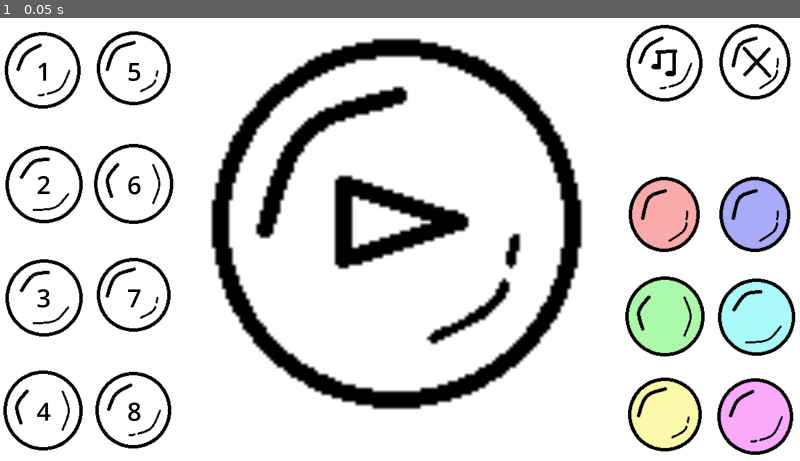
Above: before the commit, frame 1.
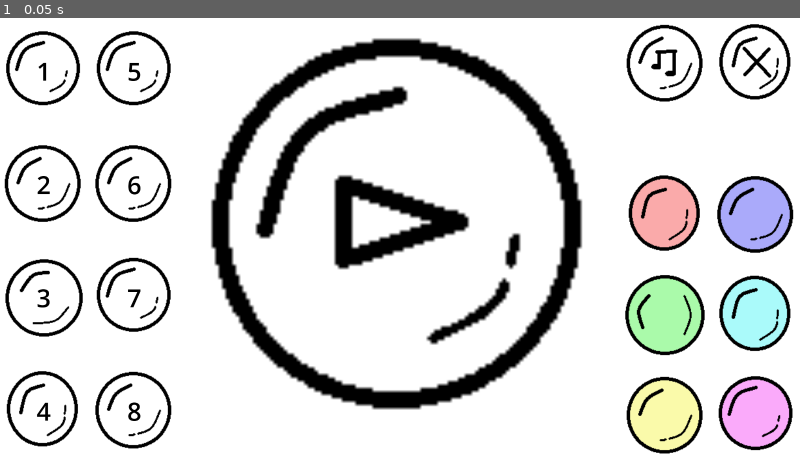
Above: after the commit, the same moment.

Repository: EmilioKolo/globalgamejam2025
Game: Godot game, scene res://scenes/menu.tscn
Same seed, same stepped clock (60 frames per second), same inputs: the game is played once before the commit and once after it.
Inputs:
- Up to frame 1 (0.05 s): no input

The runs differ from the first frame. In frame 1, 4.3% of the frame differs, in the area x 0-100%, y 2-99%.

Commit message:
Added transparency to bubbles

Diff:
--- a/scenes/game.tscn
+++ b/scenes/game.tscn
@@ -291,12 +291,12 @@
 [node name="color1" parent="columns/right_panel/colors1" instance=ExtResource("2_ykisa")]
 modulate = Color(0.980392, 0.666667, 0.666667, 1)
 layout_mode = 2
-sprite_frame = 12
+sprite_frame = 24
 
 [node name="color4" parent="columns/right_panel/colors1" instance=ExtResource("2_ykisa")]
 modulate = Color(0.666667, 0.666667, 0.980392, 1)
 layout_mode = 2
-sprite_frame = 12
+sprite_frame = 24
 
 [node name="colors2" type="HBoxContainer" parent="columns/right_panel"]
 layout_mode = 2
@@ -305,12 +305,12 @@
 [node name="color2" parent="columns/right_panel/colors2" instance=ExtResource("2_ykisa")]
 modulate = Color(0.666667, 0.980392, 0.666667, 1)
 layout_mode = 2
-sprite_frame = 12
+sprite_frame = 24
 
 [node name="color5" parent="columns/right_panel/colors2" instance=ExtResource("2_ykisa")]
 modulate = Color(0.666667, 0.980392, 0.980392, 1)
 layout_mode = 2
-sprite_frame = 12
+sprite_frame = 24
 
 [node name="colors3" type="HBoxContainer" parent="columns/right_panel"]
 layout_mode = 2
@@ -319,12 +319,12 @@
 [node name="color3" parent="columns/right_panel/colors3" instance=ExtResource("2_ykisa")]
 modulate = Color(0.980392, 0.980392, 0.666667, 1)
 layout_mode = 2
-sprite_frame = 12
+sprite_frame = 24
 
 [node name="color6" parent="columns/right_panel/colors3" instance=ExtResource("2_ykisa")]
 modulate = Color(0.980392, 0.666667, 0.980392, 1)
 layout_mode = 2
-sprite_frame = 12
+sprite_frame = 24
 
 [node name="autopop_timer" type="Timer" parent="."]
 wait_time = 0.1
--- a/scenes/menu.tscn
+++ b/scenes/menu.tscn
@@ -268,17 +268,17 @@
 [node name="colour1" parent="columns/right_panel1" instance=ExtResource("2_2qk0i")]
 modulate = Color(0.980392, 0.666667, 0.666667, 1)
 layout_mode = 2
-sprite_frame = 12
+sprite_frame = 24
 
 [node name="colour2" parent="columns/right_panel1" instance=ExtResource("2_2qk0i")]
 modulate = Color(0.666667, 0.980392, 0.666667, 1)
 layout_mode = 2
-sprite_frame = 12
+sprite_frame = 24
 
 [node name="colour3" parent="columns/right_panel1" instance=ExtResource("2_2qk0i")]
 modulate = Color(0.980392, 0.980392, 0.666667, 1)
 layout_mode = 2
-sprite_frame = 12
+sprite_frame = 24
 
 [node name="right_panel2" type="VBoxContainer" parent="columns"]
 layout_mode = 2
@@ -298,17 +298,17 @@
 [node name="colour4" parent="columns/right_panel2" instance=ExtResource("2_2qk0i")]
 modulate = Color(0.666667, 0.666667, 0.980392, 1)
 layout_mode = 2
-sprite_frame = 12
+sprite_frame = 24
 
 [node name="colour5" parent="columns/right_panel2" instance=ExtResource("2_2qk0i")]
 modulate = Color(0.666667, 0.980392, 0.980392, 1)
 layout_mode = 2
-sprite_frame = 12
+sprite_frame = 24
 
 [node name="colour6" parent="columns/right_panel2" instance=ExtResource("2_2qk0i")]
 modulate = Color(0.980392, 0.666667, 0.980392, 1)
 layout_mode = 2
-sprite_frame = 12
+sprite_frame = 24
 
 [connection signal="pressed" from="columns/left_panel1/button1" to="." method="_on_button_1_pressed"]
 [connection signal="pressed" from="columns/left_panel1/button2" to="." method="_on_button_2_pressed"]
--- a/scenes/responsive_touch.tscn
+++ b/scenes/responsive_touch.tscn
@@ -1,7 +1,7 @@
 [gd_scene load_steps=15 format=3 uid="uid://bcrqqi76p6yg5"]
 
 [ext_resource type="Script" path="res://scripts/responsive_touch.gd" id="1_4vqoy"]
-[ext_resource type="Texture2D" uid="uid://ssvm5kbf7t7r" path="res://assets/bubble_all_transparent.png" id="2_4aolm"]
+[ext_resource type="Texture2D" uid="uid://bcpqrnpl2ooob" path="res://assets/bubble_all_v2_transparent.png" id="2_f5d23"]
 [ext_resource type="AudioStream" uid="uid://c6aemd2m5mee4" path="res://assets/pop1_nr_cut.mp3" id="3_gpue8"]
 [ext_resource type="AudioStream" uid="uid://cavys1re1vlyl" path="res://assets/pop2_nr_cut.mp3" id="4_lj4hb"]
 [ext_resource type="AudioStream" uid="uid://cdro7imnh7b2k" path="res://assets/pop3_nr_cut.mp3" id="5_3fth1"]
@@ -116,7 +116,7 @@
 grow_vertical = 2
 
 [node name="sprite" type="Sprite2D" parent="button_anchor"]
-texture = ExtResource("2_4aolm")
+texture = ExtResource("2_f5d23")
 centered = false
 hframes = 6
 vframes = 5
--- a/scripts/responsive_touch.gd
+++ b/scripts/responsive_touch.gd
@@ -67,14 +67,19 @@
 
 func update_initial():
 	# Define frame number
+	update_frame_number()
+	# Do regular button update
+	update_button()
+	# Update sprite frame
+	update_sprite_frame()
+
+func update_frame_number():
 	if sprite_frame<=16 and sprite_frame>=12:
 		if !option_button:
 			reload_timer = Global.reload_timer
 		sprite_frame = randi_range(12,16)
-	# Do regular button update
-	update_button()
-	# Update sprite frame
-	update_sprite_frame()
+	if sprite_frame<=28 and sprite_frame>=24:
+		sprite_frame = randi_range(24,28)
 
 func update_button():
 	# Update mute if it is a mute button
@@ -99,6 +104,9 @@
 
 func _enable():
 	enabled = true
+	# Define frame number
+	update_frame_number()
+	# Update frame
 	update_sprite_frame()
 
 func _disable():
Binary file added: assets/bubble_all_v2.png
Not shown, added: assets/bubble_all_v2.png.import
Binary file added: assets/bubble_all_v2_transparent.png
Not shown, added: assets/bubble_all_v2_transparent.png.import
